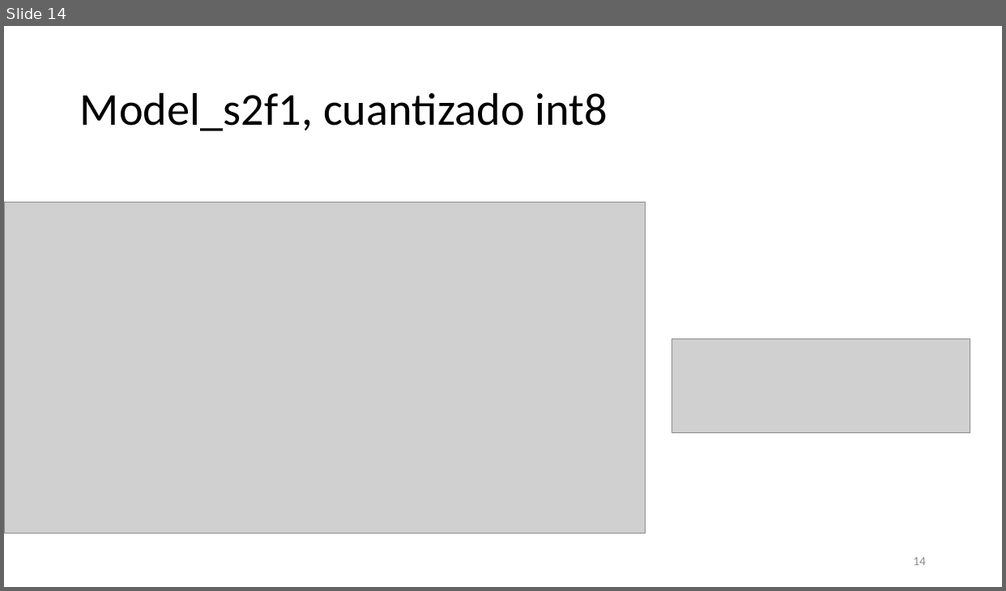
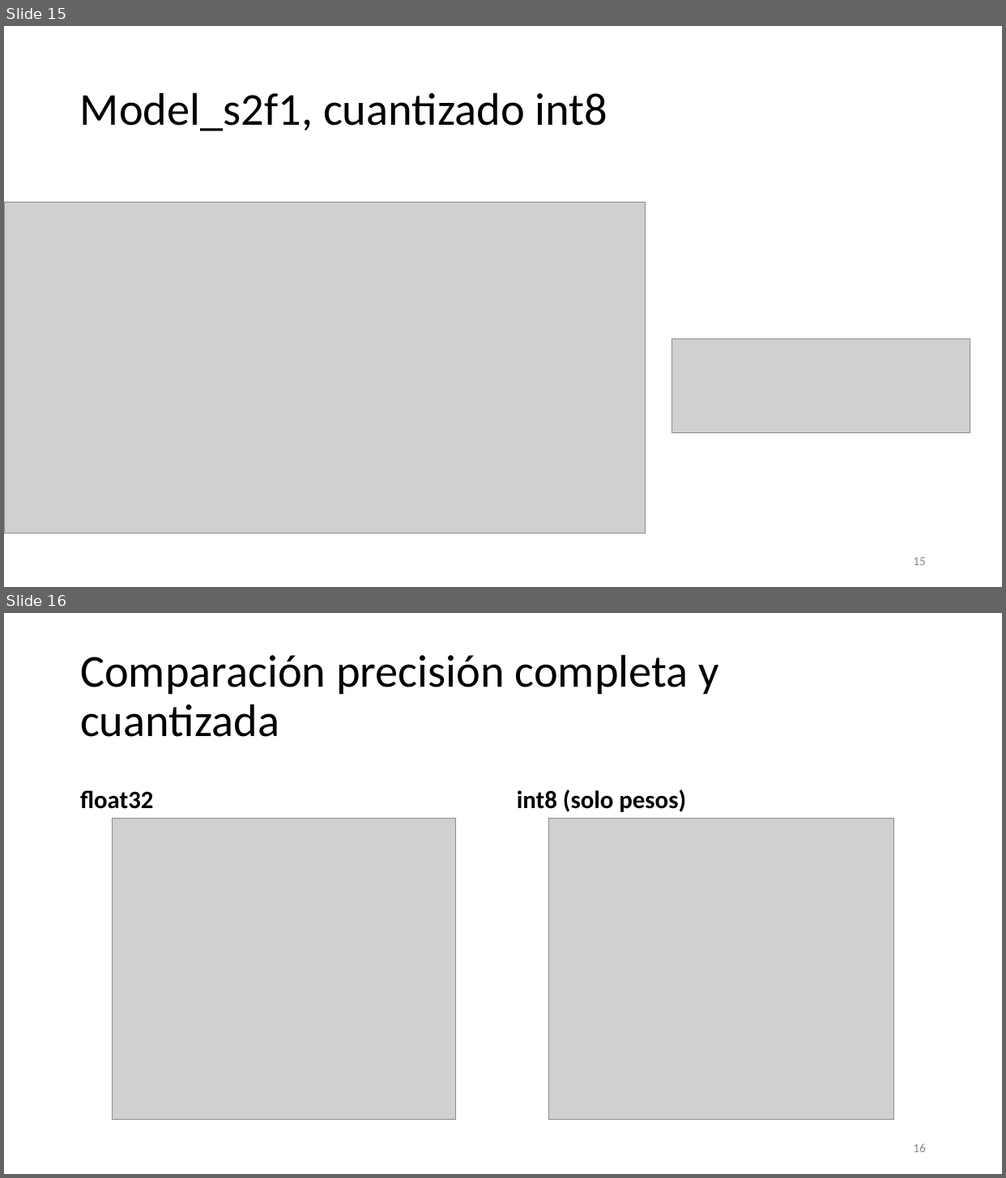
Before and after one commit to Daivd093/EdgeAI4BionicControl, a slide deck: Edge Computing para Control Biónico con Señales Cerebrales.pptx. Shown one above the other, each under a label of ours: slide 14 before the commit, slides 15 and 16 after it. The pictures are 1006x591 and 1006x1178 pixels, drawn with LibreOffice and Linux fonts; fonts in the diff are those of the drawing; grey boxes stand for pictures. Boxes give left, top, right and bottom in pixels: in the first picture for what was removed or moved away, otherwise in the second. Text is boxed around its words. In the diff, an @@ line names an element or a change of style, - is before the commit and + after.

```diff
--- a/Edge Computing para Control Biónico con Señales Cerebrales.pptx
+++ b/Edge Computing para Control Biónico con Señales Cerebrales.pptx
@@ slide 16 added at <box>4,613,1002,1174</box>, background #FFFFFF @@
@@ title added at <box>80,654,719,737</box>, 44 pt, text #000000 @@
+Comparación precisión completa y cuantizada
@@ text added at <box>80,790,153,809</box>, 24 pt, text #000000, bold @@
+float32
@@ text added at <box>517,790,686,812</box>, 24 pt, text #000000, bold @@
+int8 (solo pesos)
@@ picture added at <box>112,818,455,1120</box> @@
@@ picture added at <box>549,818,895,1120</box> @@
@@ page number added at <box>913,1144,926,1152</box>, 12 pt, text #8C8C8C @@
+16
@@ what was slide 14 is now slide 15 @@
@@ page number at <box>913,557,926,565</box>: text changed @@
-14
+15
```
Also in this commit, not shown: 1 slide changed, 2 other slides added, 25 other files.
